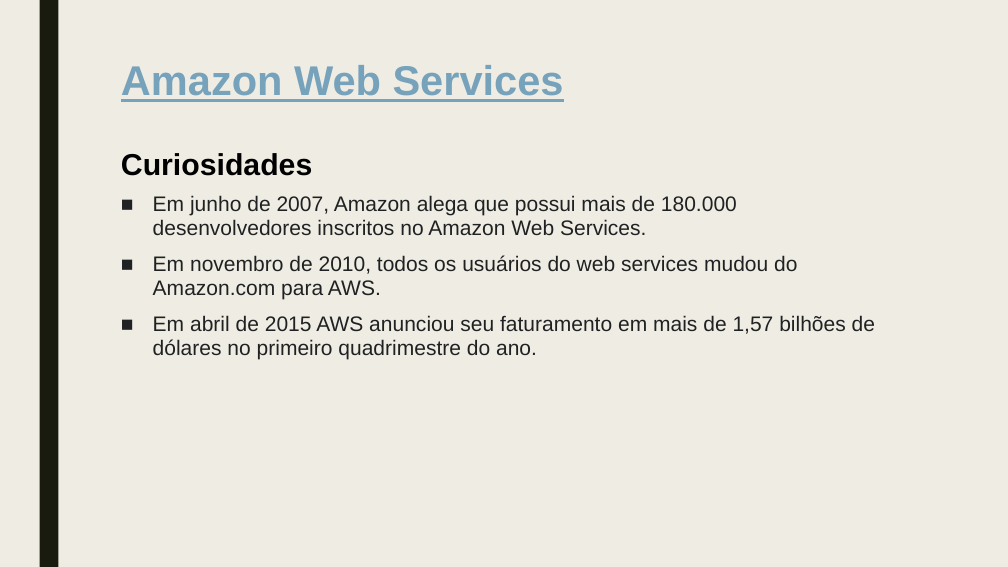
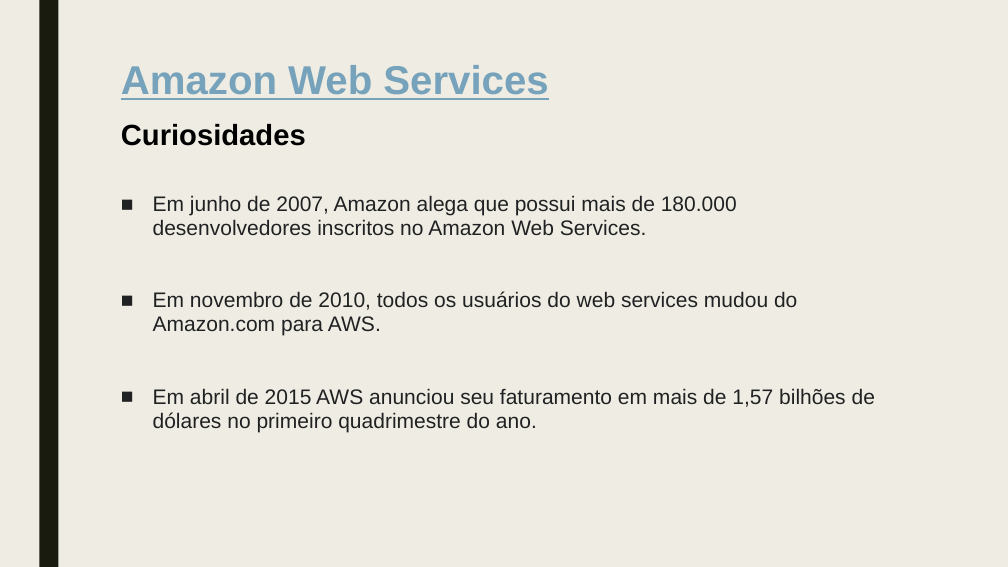
Before and after one commit to GabrielEngSist/UNA, a slide deck: slide 5 of 2020-02/Tópicos especiais em análise e desenvolvimento de sistemas/Apresentação de casos de aplicabilidade.pptx (slide 4 before the commit). Drawn at 1008x567 pixels with LibreOffice and Linux fonts; fonts in the diff are those of the drawing. Boxes give left, top, right and bottom in pixels: in the first picture for what was removed or moved away, otherwise in the second. Text is boxed around its words. In the diff, an @@ line names an element or a change of style, - is before the commit and + after.

```diff
--- a/2020-02/Tópicos especiais em análise e desenvolvimento de sistemas/Apresentação de casos de aplicabilidade.pptx
+++ b/2020-02/Tópicos especiais em análise e desenvolvimento de sistemas/Apresentação de casos de aplicabilidade.pptx
@@ text "Amazon Web Services Curiosidades" at [121,65,548,146]: size 39.6 to 38.3 pt in "Amazon Web Services"; size 28.8 to 27.8 pt in "Curiosidades" @@
@@ text "Em junho de 2007, Amazon ..." rewrapped from [153,195,875,359] to [153,195,875,432] @@
```
Also in this commit, not shown: 7 other slides changed, 1 slide added, 1 other file.
